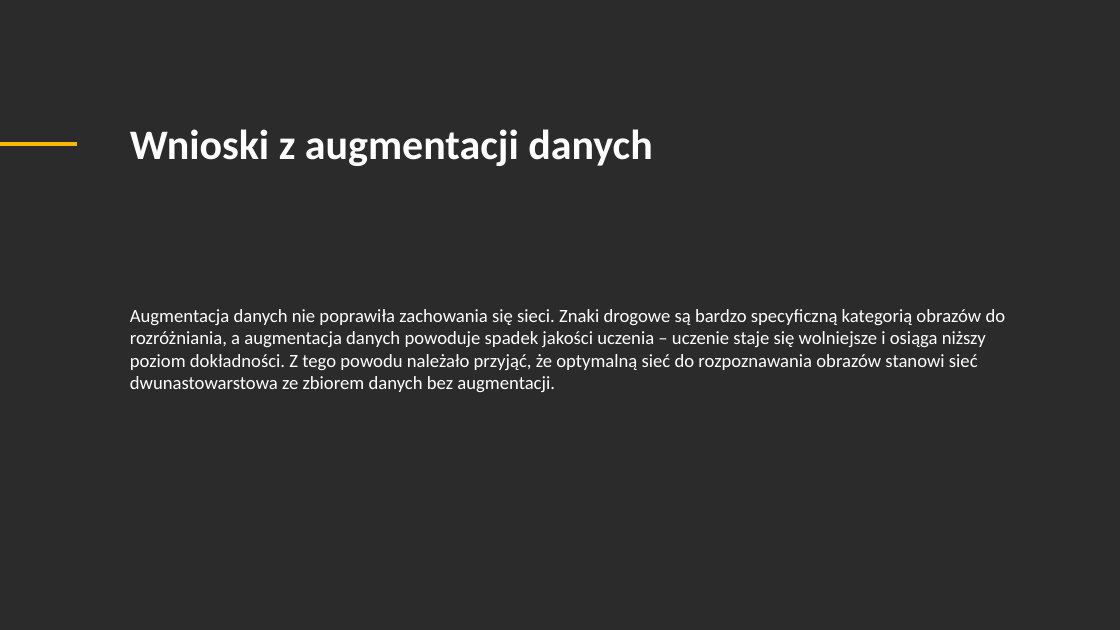
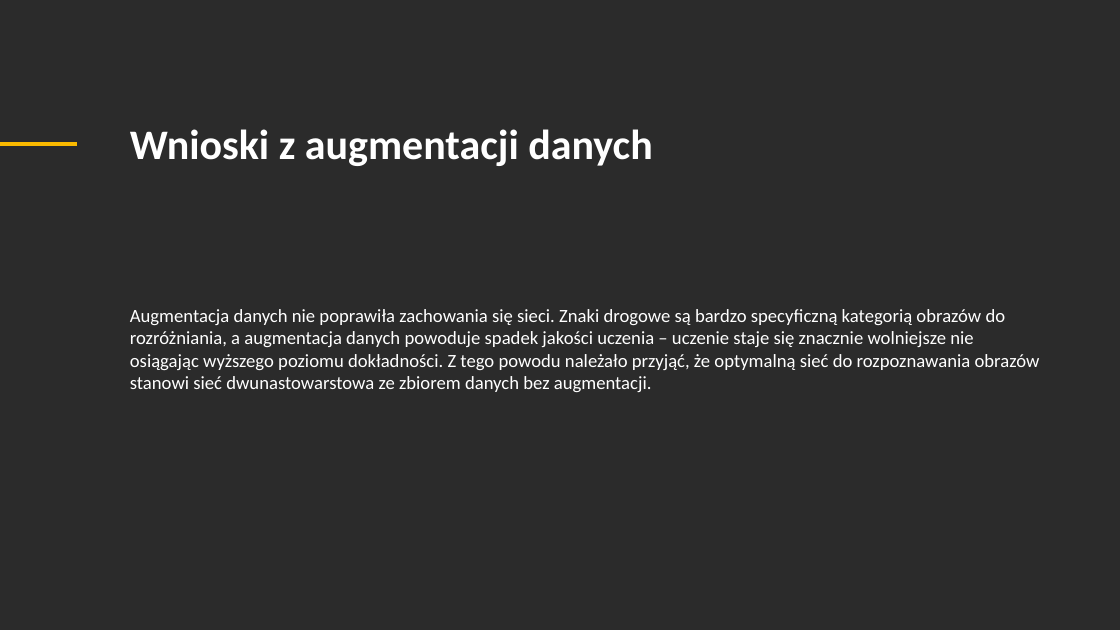
Before and after one commit to kins3i/database_traffic_signs, a slide deck: slide 12 of PUISI_Kowalska_Suchta.pptx. Drawn at 1120x630 pixels with LibreOffice and Linux fonts; fonts in the diff are those of the drawing; background and template pictures are left out; a plain dark background stands for a picture behind light text. Boxes give left, top, right and bottom in pixels: in the first picture for what was removed or moved away, otherwise in the second. Text is boxed around its words. In the diff, an @@ line names an element or a change of style, - is before the commit and + after.

Commit message:
changed pptx

```diff
--- a/PUISI_Kowalska_Suchta.pptx
+++ b/PUISI_Kowalska_Suchta.pptx
@@ text at <box>130,309,1040,392</box>: text changed @@
-Augmentacja danych nie poprawiła zachowania się sieci. Znaki drogowe są bardzo specyficzną kategorią obrazów do rozróżniania, a augmentacja danych powoduje spadek jakości uczenia – uczenie staje się wolniejsze i osiąga niższy poziom dokładności. Z tego powodu należało przyjąć, że optymalną sieć do rozpoznawania obrazów stanowi sieć dwunastowarstowa ze zbiorem danych bez augmentacji.
+Augmentacja danych nie poprawiła zachowania się sieci. Znaki drogowe są bardzo specyficzną kategorią obrazów do rozróżniania, a augmentacja danych powoduje spadek jakości uczenia – uczenie staje się znacznie wolniejsze nie osiągając wyższego poziomu dokładności. Z tego powodu należało przyjąć, że optymalną sieć do rozpoznawania obrazów stanowi sieć dwunastowarstowa ze zbiorem danych bez augmentacji.
```
Also in this commit, not shown: 2 other slides changed.
